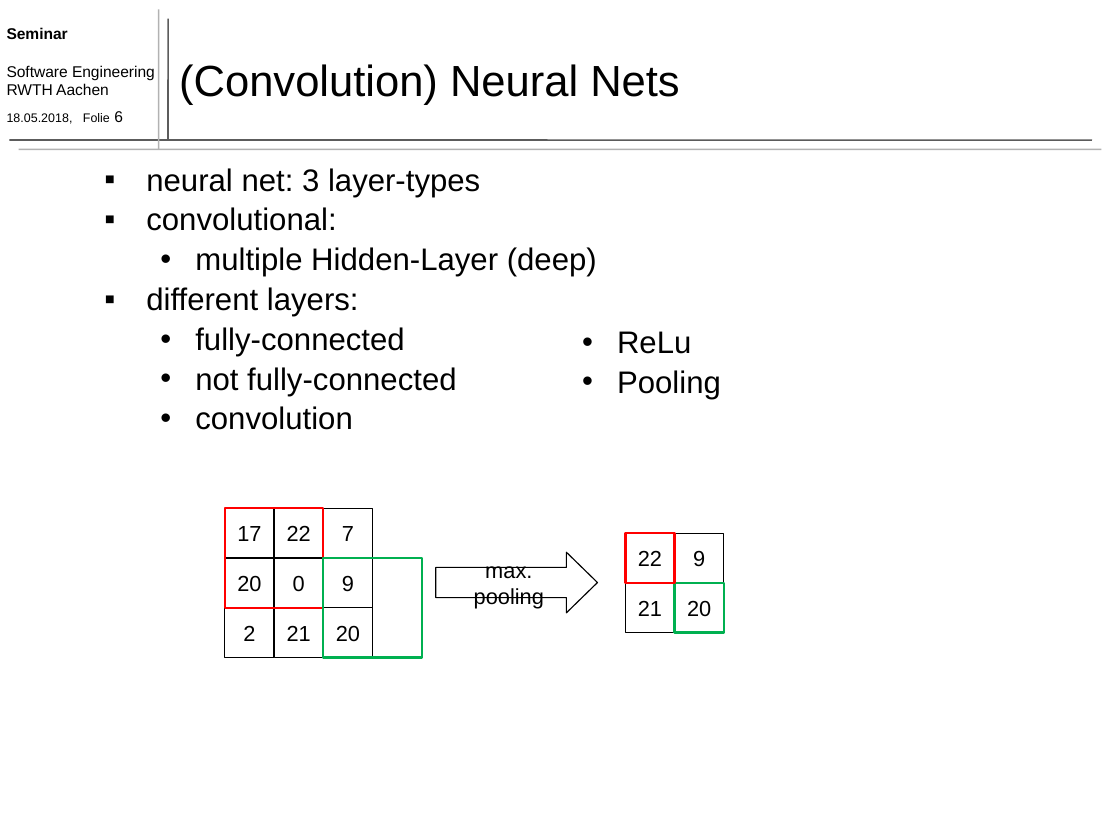
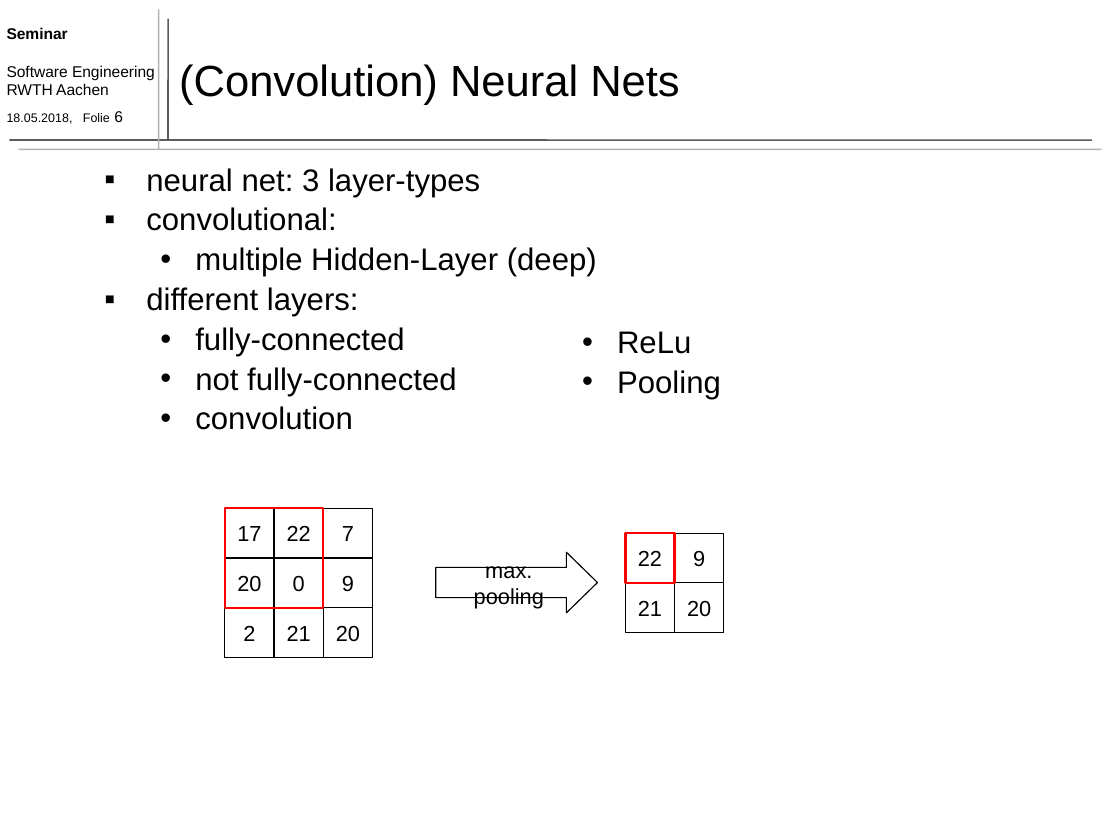
Before and after one commit to TimoBergerbusch/DeepLearningFuerAutonomesFahren, a slide deck: slide 6 of präsentation 11.06/präsentation - 11.06 - less Animation.pptx. Drawn at 1120x840 pixels with LibreOffice and Linux fonts; fonts in the diff are those of the drawing. Boxes give left, top, right and bottom in pixels: in the first picture for what was removed or moved away, otherwise in the second. Text is boxed around its words. In the diff, an @@ line names an element or a change of style, - is before the commit and + after.

```diff
--- a/präsentation 11.06/präsentation - 11.06 - less Animation.pptx
+++ b/präsentation 11.06/präsentation - 11.06 - less Animation.pptx
@@ rectangle removed at (x1=324, y1=558, x2=422, y2=657) @@
@@ rectangle "20" at (x1=674, y1=582, x2=724, y2=632): outline #00B050 1.5 pt to #000000 0.75 pt @@
```
Also in this commit, not shown: 6 other files.
